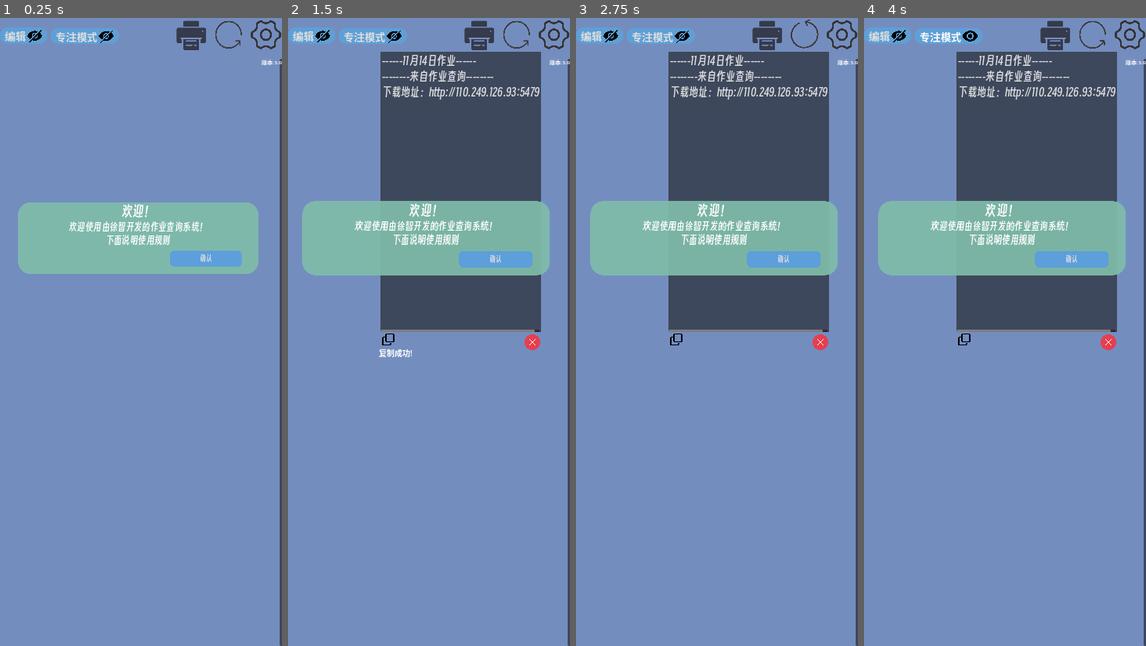
Above: before the commit, frames 1-4 (left to right).
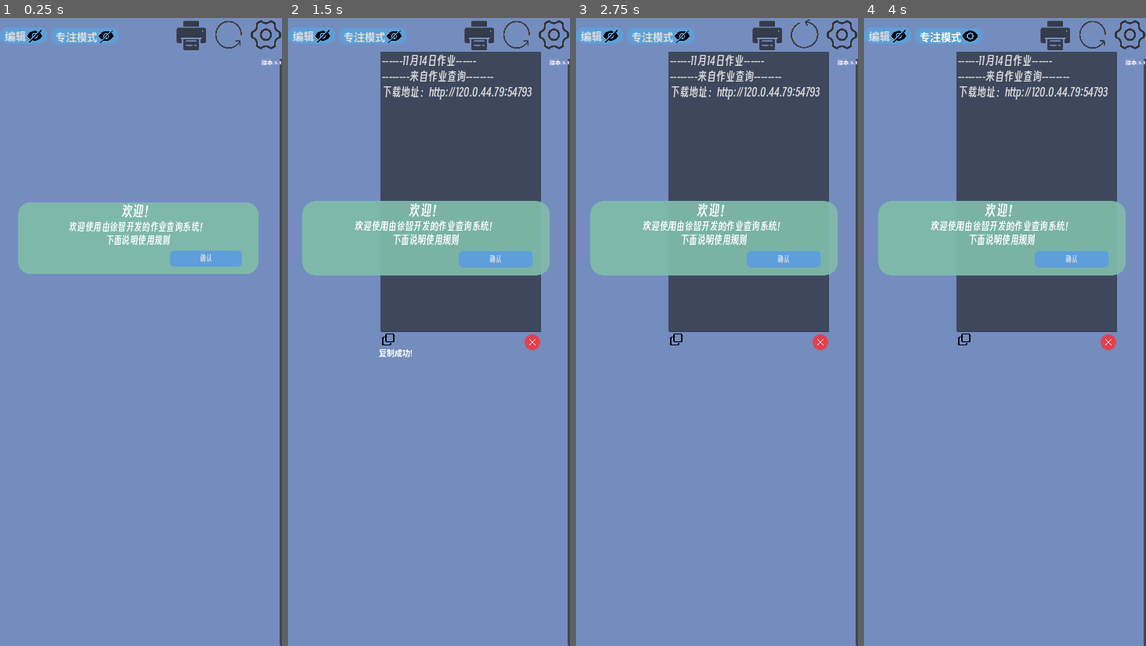
Above: after the commit, the same moments.

Repository: xingguix/HomeworkTracker
Game: Godot game, scene res://UI/mainUI.tscn
The game is run twice, just before and just after one commit, with the same random seed, the same clock (stepped at 60 frames per second) and the same inputs.
Inputs (mouse positions are in pixels of both pictures, inside the frame that each line leads up to):
- Up to frame 1 (0.25 s): no input
- Up to frame 2 (1.5 s): click "编辑" at 0.5 s; click (479, 36) at 1.25 s
- Up to frame 3 (2.75 s): click (804, 36) at 2 s
- Up to frame 4 (4 s): click "专注模式" at 2.75 s; click "选择完成" at 3.5 s

The runs differ from the first frame. In frame 1, less than 0.1% of the frame differs, in the area x 97-100%, y 6-8%; in frame 2, 0.5%, in the area x 32-100%, y 6-50%; in frame 3, 0.5%; in frame 4, 0.5%.

Commit message:
准备导出

Diff:
--- a/auto_load/config_loader.gd
+++ b/auto_load/config_loader.gd
@@ -1,7 +1,7 @@
 extends Node
 
 var default_settings: Dictionary = {
-	"服务器IP": "http://110.249.126.93:54793",
+	"服务器IP": "http://120.0.44.79:54793",
 	"密钥": ""
 }
 
--- a/project.godot
+++ b/project.godot
@@ -12,7 +12,7 @@
 
 config/name="作业查询"
 config/description="一个用于查询作业的软件"
-config/version="5.9"
+config/version="6.1"
 config/tags=PackedStringArray("非实验性")
 run/main_scene="res://UI/mainUI.tscn"
 config/features=PackedStringArray("4.3", "GL Compatibility")
